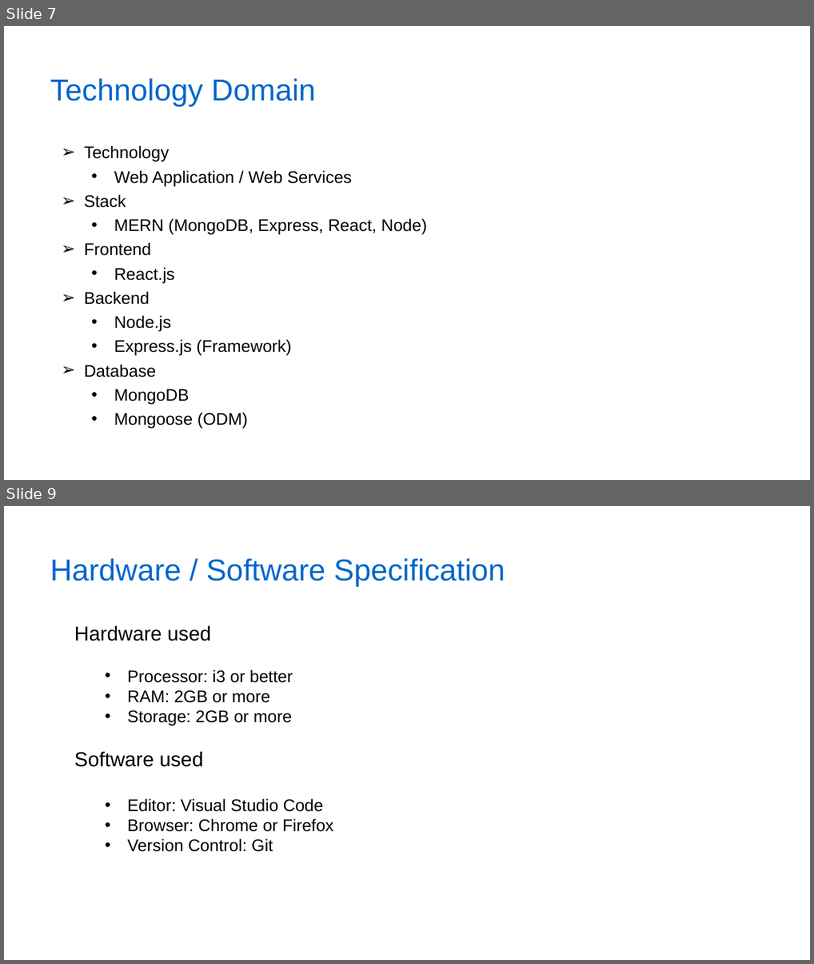
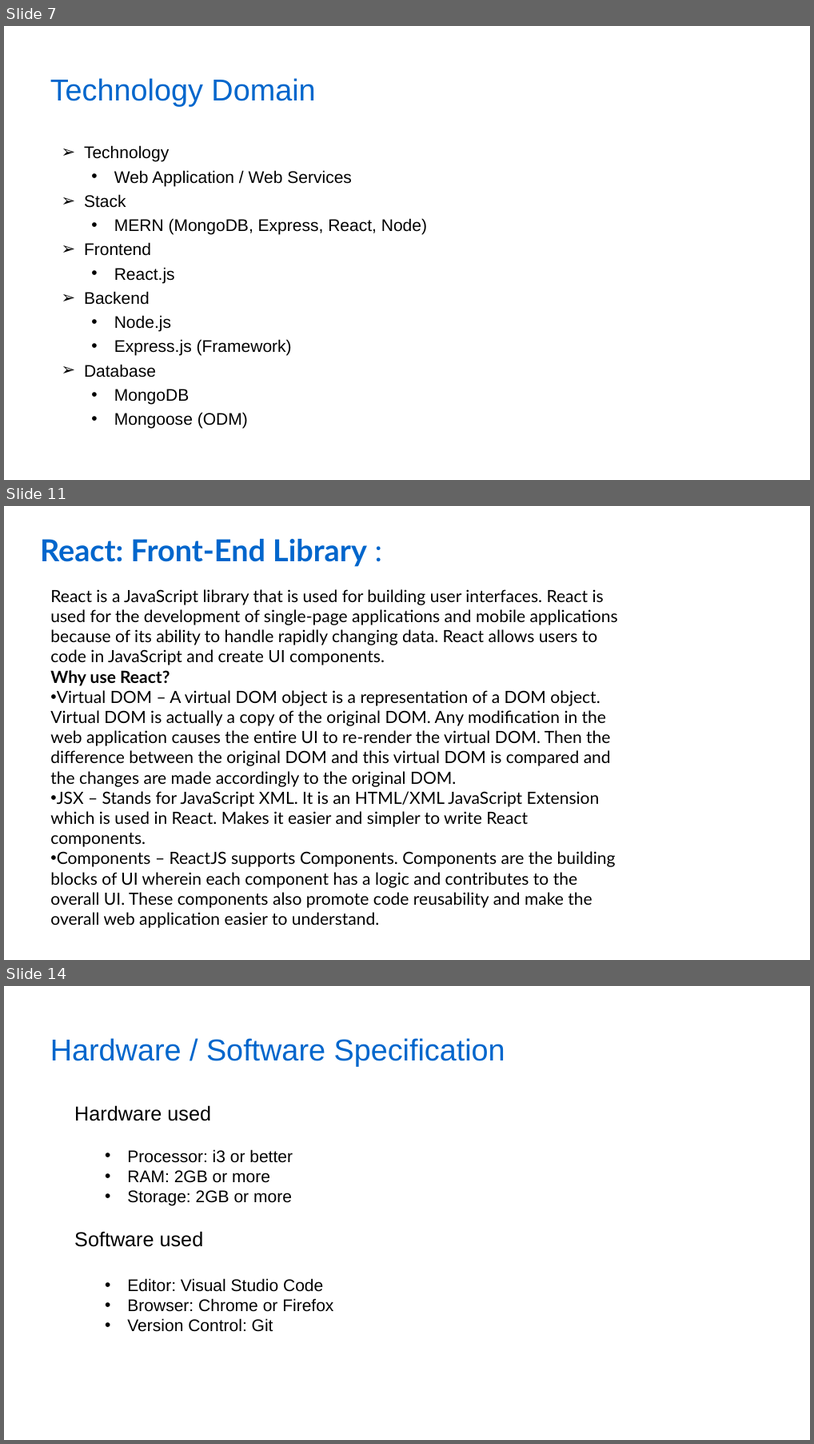
Before and after one commit to Akashdeep-Soni/college-work, a slide deck: College Project/Daily Meal Solutions/Major Project PPT.pptx. Shown one above the other, each under a label of ours: slides 7 and 9 before the commit, slides 7, 11 and 14 after it; the slides between them are not shown. The pictures are 814x964 and 814x1444 pixels, drawn with LibreOffice and Linux fonts; fonts in the diff are those of the drawing; background and template pictures are left out. Boxes give left, top, right and bottom in pixels: in the first picture for what was removed or moved away, otherwise in the second. Text is boxed around its words. In the diff, an @@ line names an element or a change of style, - is before the commit and + after.

```diff
--- a/College Project/Daily Meal Solutions/Major Project PPT.pptx
+++ b/College Project/Daily Meal Solutions/Major Project PPT.pptx
@@ slide 11 added at bbox=[4, 506, 810, 960], background picture (left out) @@
@@ text added at bbox=[40, 539, 367, 567], 36 pt, text #0066CC, bold @@
+React: Front-End Library :
@@ text added at bbox=[50, 589, 618, 924], 20 pt, text #000000 @@
+React is a JavaScript library that is used for building user interfaces. React is used for the development of single-page applications and mobile applications because of its ability to handle rapidly changing data. React allows users to code in JavaScript and create UI components.
+Why use React?
+• Virtual DOM – A virtual DOM object is a representation of a DOM object. Virtual DOM is actually a copy of the original DOM. Any modification in the web application causes the entire UI to re-render the virtual DOM. Then the difference between the original DOM and this virtual DOM is compared and the changes are made accordingly to the original DOM.
+• JSX – Stands for JavaScript XML. It is an HTML/XML JavaScript Extension which is used in React. Makes it easier and simpler to write React components.
+• Components – ReactJS supports Components. Components are the building blocks of UI wherein each component has a logic and contributes to the overall UI. These components also promote code reusability and make the overall web application easier to understand.
@@ what was slide 9 is now slide 14 @@
```
Also in this commit, not shown: 2 slides changed, 5 other slides added, 1 other file.
